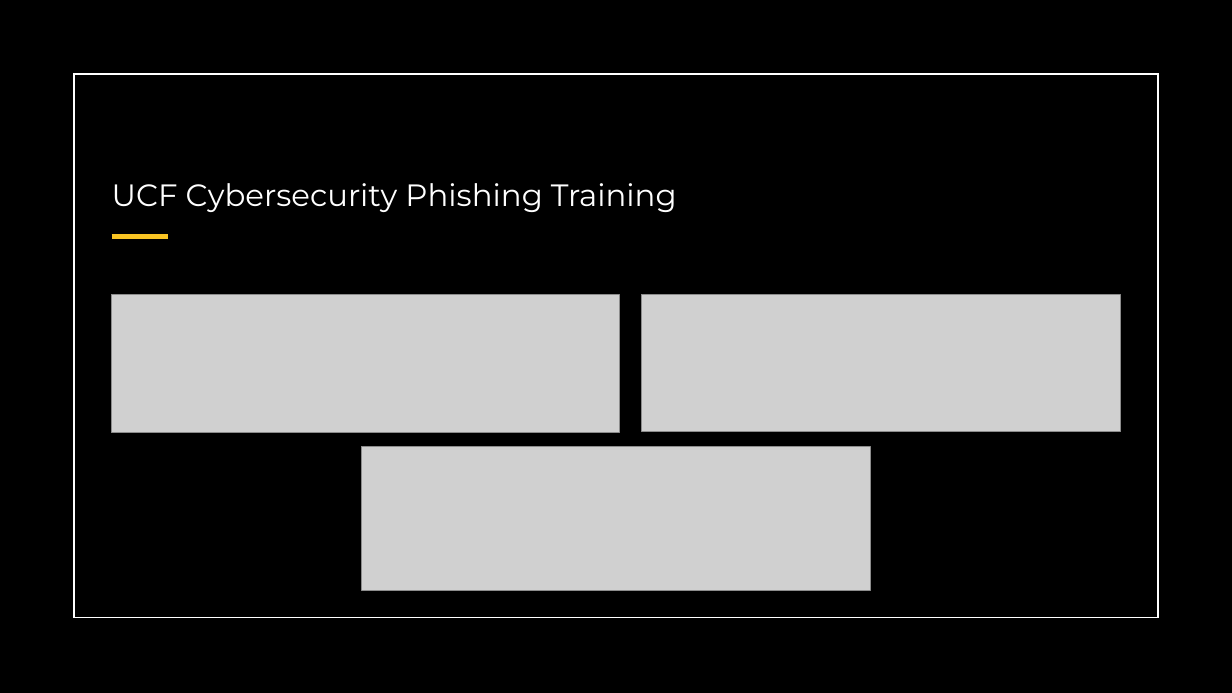
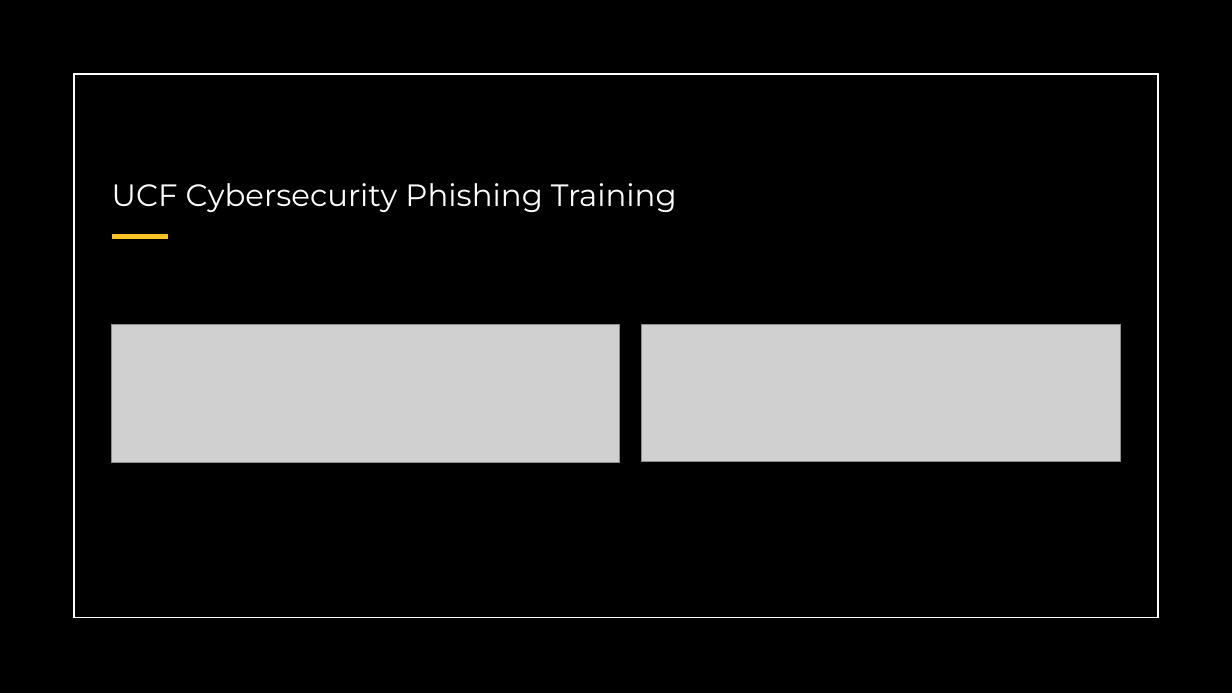
Before and after one commit to snowbowls/W.B.T.T.R.Y.A.Y.C.E.W, a slide deck: slide 8 of PPT/Alpha Review.pptx (slide 7 before the commit). Drawn at 1232x693 pixels with LibreOffice and Linux fonts; fonts in the diff are those of the drawing; grey boxes stand for pictures. Boxes give left, top, right and bottom in pixels: in the first picture for what was removed or moved away, otherwise in the second. Text is boxed around its words. In the diff, an @@ line names an element or a change of style, - is before the commit and + after.

```diff
--- a/PPT/Alpha Review.pptx
+++ b/PPT/Alpha Review.pptx
@@ picture: place and size @@
-picture at [111, 295, 619, 433]
+picture at [111, 324, 619, 462]
@@ picture: place and size @@
-picture at [641, 295, 1121, 432]
+picture at [641, 324, 1121, 461]
@@ picture removed at [362, 446, 871, 591] @@
```
Also in this commit, not shown: 1 slide added.
